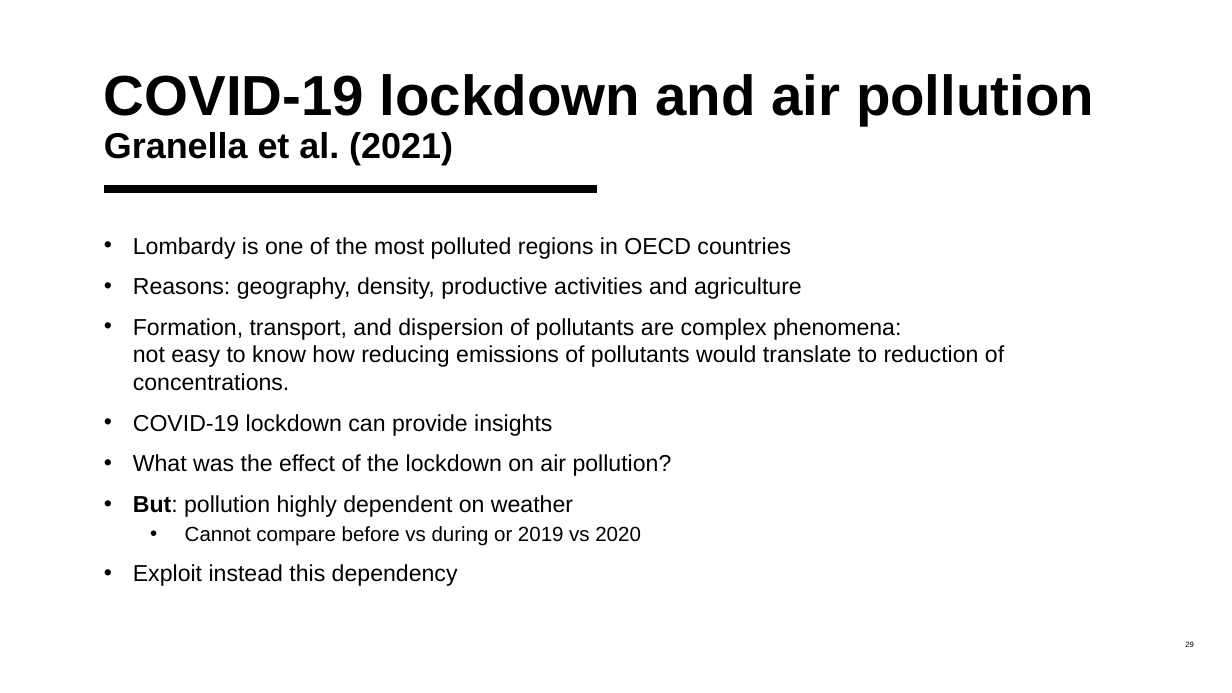
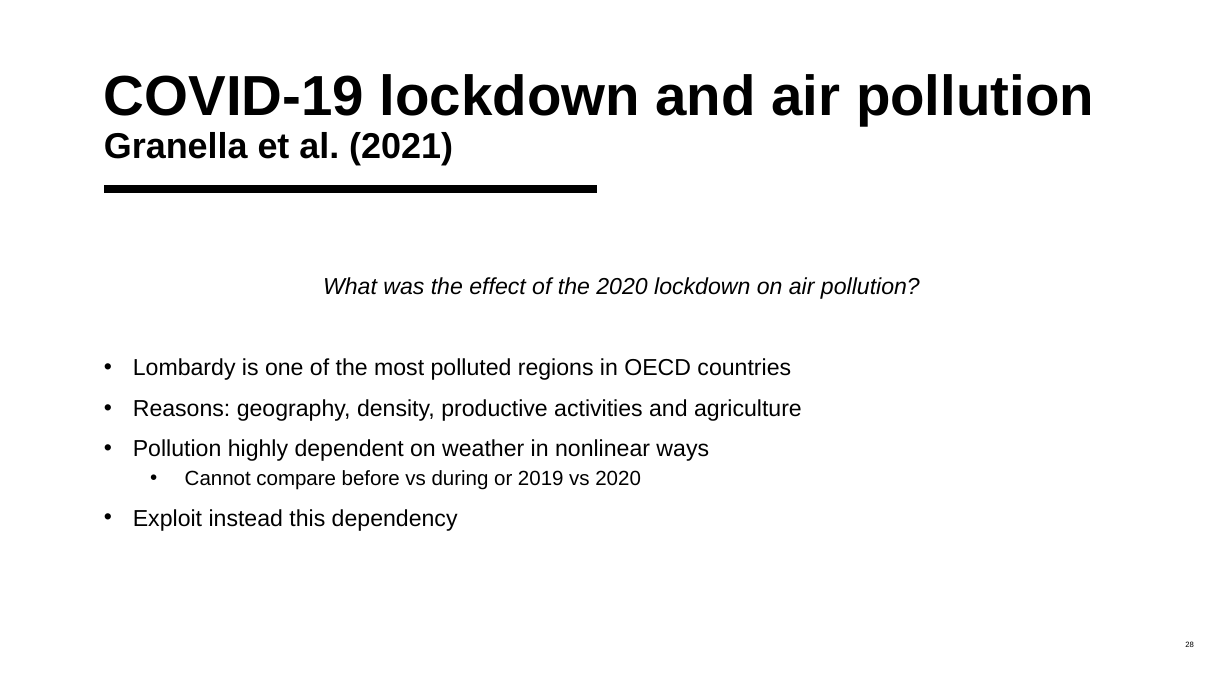
Before and after one commit to francescogranella/francescogranella.github.io, a slide deck: slide 28 of SCM.pptx (slide 29 before the commit). Drawn at 1232x693 pixels with LibreOffice and Linux fonts; fonts in the diff are those of the drawing. Boxes give left, top, right and bottom in pixels: in the first picture for what was removed or moved away, otherwise in the second. Text is boxed around its words. In the diff, an @@ line names an element or a change of style, - is before the commit and + after.

```diff
--- a/SCM.pptx
+++ b/SCM.pptx
@@ text at (323,277,920,299): paragraph added @@
+What was the effect of the 2020 lockdown on air pollution?
@@ text at (133,439,709,461): text changed @@
-• Formation, transport, and dispersion of pollutants are complex phenomena:
-  not easy to know how reducing emissions of pollutants would translate to reduction of concentrations.
-• COVID-19 lockdown can provide insights
-• What was the effect of the lockdown on air pollution?
-• But: pollution highly dependent on weather
+• Pollution highly dependent on weather in nonlinear ways
```
Also in this commit, not shown: 5 other slides changed, 1 slide added, 2 slides removed.
